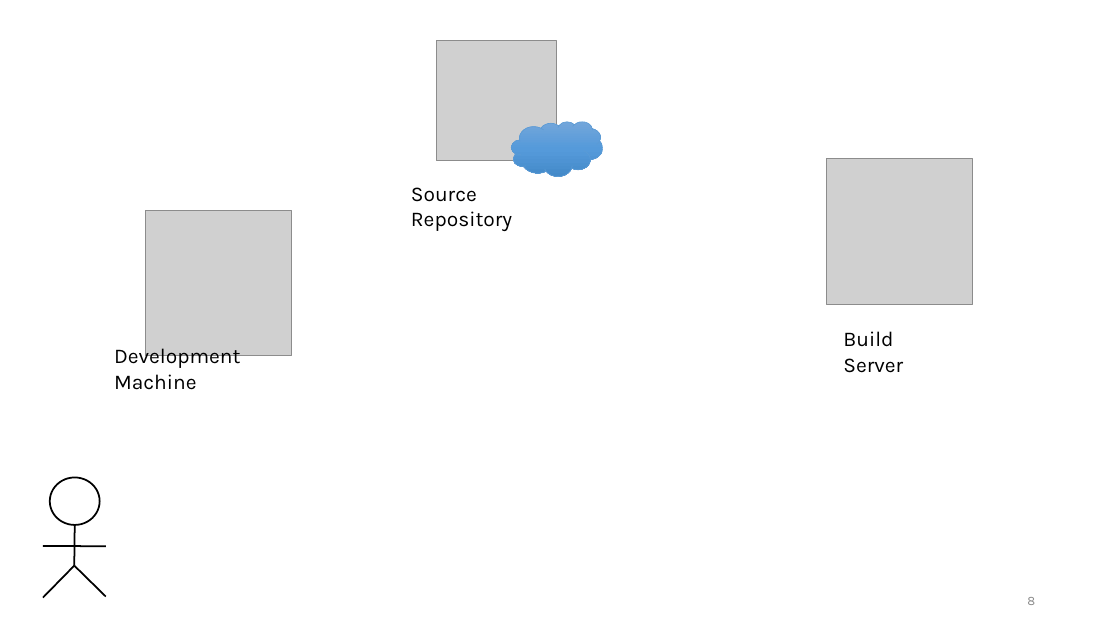
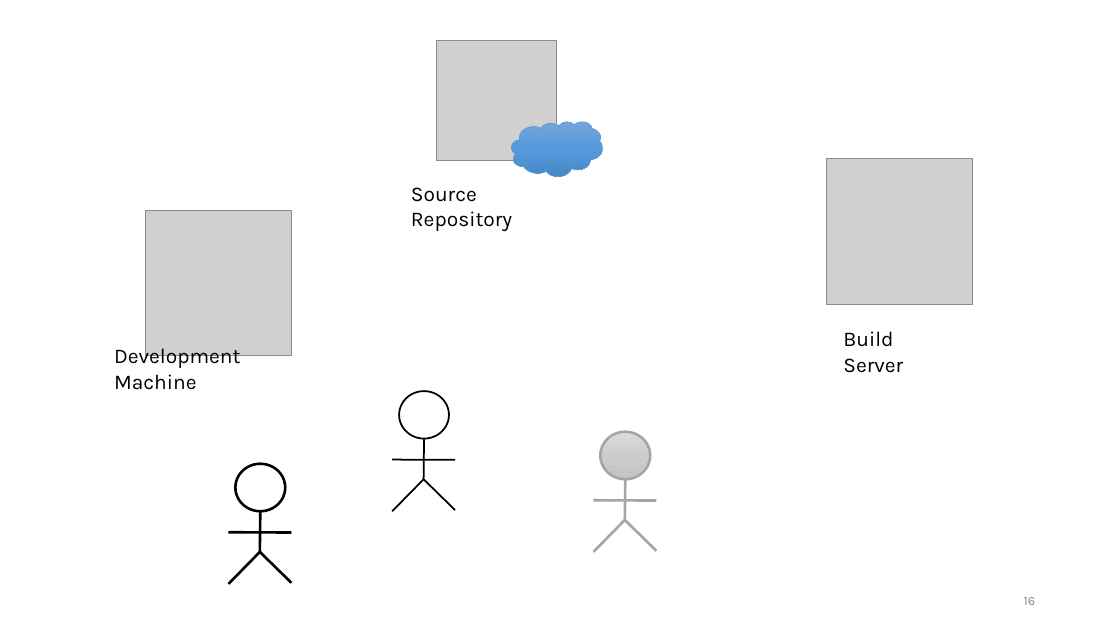
Before and after one commit to liepnguyen/Planru, a slide deck: slide 16 of Documents/Lessons Learned From Agile Quality Assurance In Scrum.pptx (slide 8 before the commit). Drawn at 1120x630 pixels with LibreOffice and Linux fonts; fonts in the diff are those of the drawing; grey boxes stand for pictures. Boxes give left, top, right and bottom in pixels: in the first picture for what was removed or moved away, otherwise in the second. Text is boxed around its words. In the diff, an @@ line names an element or a change of style, - is before the commit and + after.

Commit message:
updated

```diff
--- a/Documents/Lessons Learned From Agile Quality Assurance In Scrum.pptx
+++ b/Documents/Lessons Learned From Agile Quality Assurance In Scrum.pptx
@@ ellipse at (235,464,285,512): outline #000000 1.5 pt to #000000 2.25 pt @@
@@ group added at (392,392,455,512): 4 lines, 1 ellipse @@
@@ group added at (594,432,656,552): 4 lines, 1 ellipse @@
@@ line (229, 533) - (292, 533): stroke #000000 1.5 pt to #000000 2.25 pt @@
@@ line (260, 512) - (260, 552): stroke #000000 1.5 pt to #000000 2.25 pt @@
@@ line (260, 552) - (229, 584): stroke #000000 1.5 pt to #000000 2.25 pt @@
@@ 4 lines, 1 ellipse: place and size @@
-4 lines, 1 ellipse at (43,477,106,597)
+4 lines, 1 ellipse at (229,464,292,584)
@@ line (260, 552) - (292, 583): stroke #000000 1.5 pt to #000000 2.25 pt @@
@@ page number at (1024,597,1036,605): text changed @@
-8
+16
```
Also in this commit, not shown: 1 other slide changed, 8 slides added, 1 slide removed.
